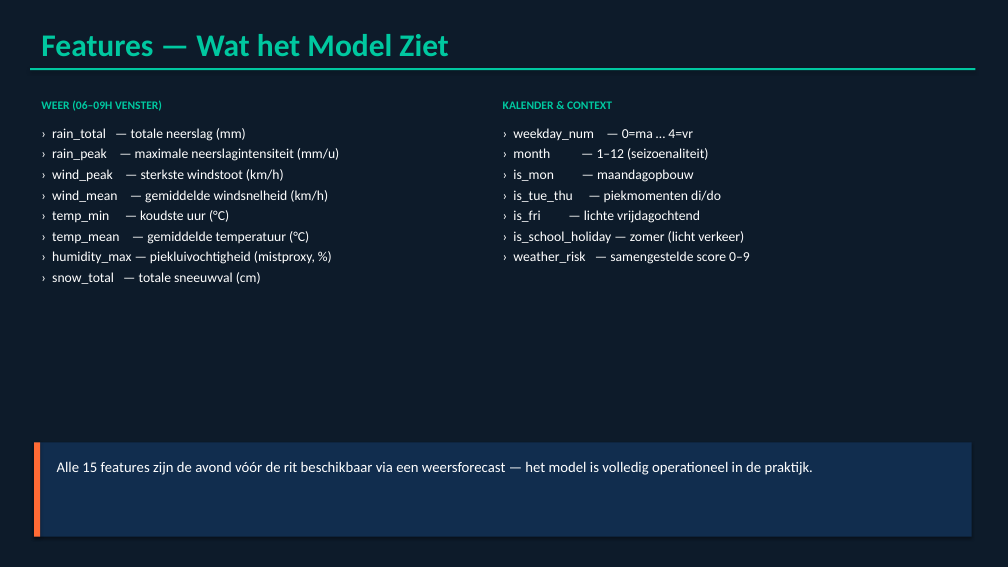
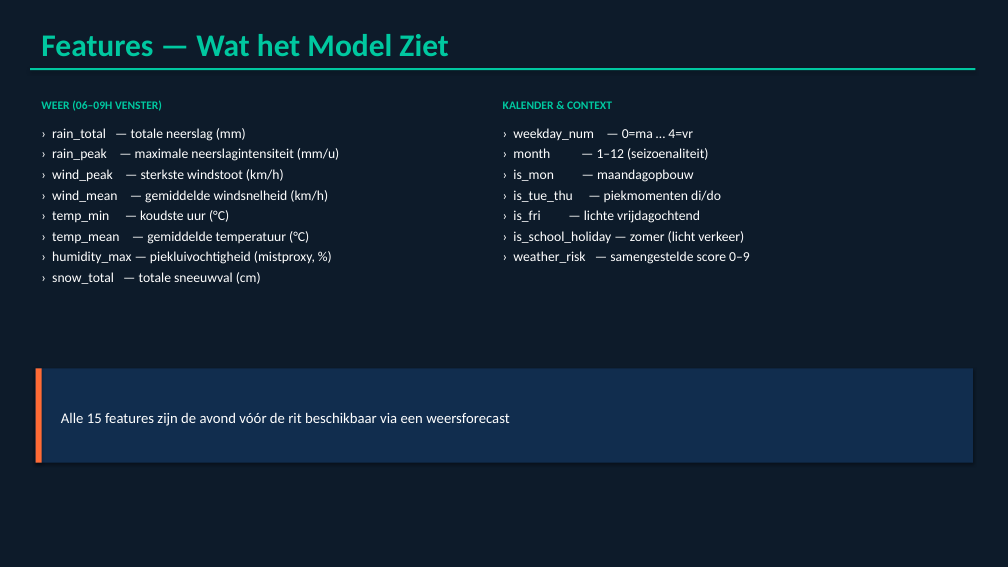
Before and after one commit to MaximeMylle/trafic_forecast_datascience, a slide deck: slide 14 of Gent_Mechelen_Presentatie.pptx (slide 15 before the commit). Drawn at 1008x567 pixels with LibreOffice and Linux fonts; fonts in the diff are those of the drawing. Boxes give left, top, right and bottom in pixels: in the first picture for what was removed or moved away, otherwise in the second. Text is boxed around its words. In the diff, an @@ line names an element or a change of style, - is before the commit and + after.

```diff
--- a/Gent_Mechelen_Presentatie.pptx
+++ b/Gent_Mechelen_Presentatie.pptx
@@ rectangle: place and size @@
-rectangle at (34,442,972,537)
+rectangle at (35,368,972,463)
@@ rectangle: place and size @@
-rectangle at (34,442,40,537)
+rectangle at (36,368,42,463)
@@ text at (61,412,509,426): text changed @@
-Alle 15 features zijn de avond vóór de rit beschikbaar via een weersforecast — het model is volledig operationeel in de praktijk.
+Alle 15 features zijn de avond vóór de rit beschikbaar via een weersforecast
```
Also in this commit, not shown: 10 other slides changed, 3 slides added, 5 slides removed.
